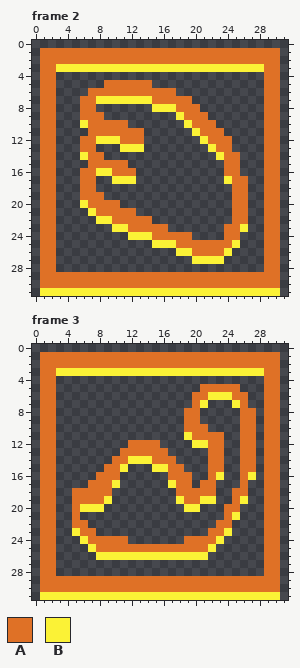
File history of a pixel-art file, asprite/bonus.aseprite. Above is the file before it was changed.
32x32 pixels, 3 frames. Shown: frame 2, frame 3. The commit also changed other frames, which this record leaves out.
Visible layers, top first: "Layer 1", "Layer 2".
Palette (. is transparent): A #df7126  B #fbf236
Pixels before, frame 2, first column x 1:
 1 AAAAAAAAAAAAAAAAAAAAAAAAAAAAAA
 2 AAAAAAAAAAAAAAAAAAAAAAAAAAAAAA
 3 AABBBBBBBBBBBBBBBBBBBBBBBBBBAA
 4 AA..........................AA
 5 AA......AAAAAA..............AA
 6 AA....AAAAAAAAAAA...........AA
 7 AA...AABBBBBBBAAAAA.........AA
 8 AA...AA.......BBBAAA........AA
 9 AA...AAA.........BAAA.......AA
10 AA...BAAAAA.......BAAA......AA
11 AA....AAAAAAA......BAAA.....AA
12 AA...AABBBAAA.......BAAA....AA
13 AA...AA...BBB........BAA....AA
14 AA...BAA..............BAA...AA
15 AA....AAAAA............AA...AA
16 AA...AABBAAA...........AA...AA
17 AA...AA..BBB...........BAA..AA
18 AA...AA.................AA..AA
19 AA...AAA................AA..AA
20 AA...BAAAA..............AA..AA
21 AA....BAAAAA............AA..AA
22 AA.....BBAAAAA..........AA..AA
23 AA.......BBAAAAA.......AAB..AA
24 AA.........BBBAAAAA....AA...AA
25 AA............BBBAAAAAAAB...AA
26 AA...............BBAAAAB....AA
27 AA.................BBBB.....AA
28 AA..........................AA
29 AAAAAAAAAAAAAAAAAAAAAAAAAAAAAA
30 AAAAAAAAAAAAAAAAAAAAAAAAAAAAAA
31 BBBBBBBBBBBBBBBBBBBBBBBBBBBBBB
Pixels before, frame 3, first column x 1:
 1 AAAAAAAAAAAAAAAAAAAAAAAAAAAAAA
 2 AAAAAAAAAAAAAAAAAAAAAAAAAAAAAA
 3 AABBBBBBBBBBBBBBBBBBBBBBBBBBAA
 4 AA..........................AA
 5 AA..................AAAAA...AA
 6 AA.................AABBBAA..AA
 7 AA.................AB...BA..AA
 8 AA................AA.....AA.AA
 9 AA................AA.....AA.AA
10 AA................AAA....AA.AA
11 AA................BAAAA..AA.AA
12 AA.........AAAA....BBAA..AA.AA
13 AA........AAAAAA.....AA..AA.AA
14 AA.......AABBBAAA....AA..AA.AA
15 AA......AAB...BBAA...AA..AA.AA
16 AA.....AAA......AAA..AB..AB.AA
17 AA....AAAB......BAA.AA...A..AA
18 AA..AAAAA........AAAAA..AA..AA
19 AA..AAAAB........BAABB..AB..AA
20 AA..ABBB..........BB...AA...AA
21 AA..A..................AB...AA
22 AA..AA................AA....AA
23 AA..BAA..............AAB....AA
24 AA...BAAAAA.......AAAAB.....AA
25 AA....BAAAAAAAAAAAAAAB......AA
26 AA.....BBBBBBBBBBBBBB.......AA
27 AA..........................AA
28 AA..........................AA
29 AAAAAAAAAAAAAAAAAAAAAAAAAAAAAA
30 AAAAAAAAAAAAAAAAAAAAAAAAAAAAAA
31 BBBBBBBBBBBBBBBBBBBBBBBBBBBBBB
After:
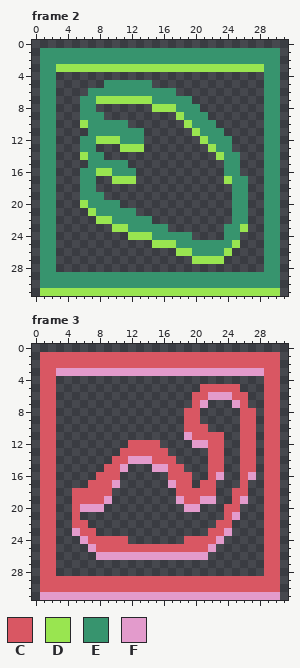
Colours new in this view: C #d95763  D #99e550  E #37946e  F #e39bcc
Change:
Changed rows in their new state; - is an unchanged pixel.
Frame 2, layers "Layer 1", "Layer 2":
first column x 1:
 1 EEEEEEEEEEEEEEEEEEEEEEEEEEEEEE
 2 EEEEEEEEEEEEEEEEEEEEEEEEEEEEEE
 3 EEDDDDDDDDDDDDDDDDDDDDDDDDDDEE
 4 EE--------------------------EE
 5 EE------EEEEEE--------------EE
 6 EE----EEEEEEEEEEE-----------EE
 7 EE---EEDDDDDDDEEEEE---------EE
 8 EE---EE-------DDDEEE--------EE
 9 EE---EEE---------DEEE-------EE
10 EE---DEEEEE-------DEEE------EE
11 EE----EEEEEEE------DEEE-----EE
12 EE---EEDDDEEE-------DEEE----EE
13 EE---EE---DDD--------DEE----EE
14 EE---DEE--------------DEE---EE
15 EE----EEEEE------------EE---EE
16 EE---EEDDEEE-----------EE---EE
17 EE---EE--DDD-----------DEE--EE
18 EE---EE-----------------EE--EE
19 EE---EEE----------------EE--EE
20 EE---DEEEE--------------EE--EE
21 EE----DEEEEE------------EE--EE
22 EE-----DDEEEEE----------EE--EE
23 EE-------DDEEEEE-------EED--EE
24 EE---------DDDEEEEE----EE---EE
25 EE------------DDDEEEEEEED---EE
26 EE---------------DDEEEED----EE
27 EE-----------------DDDD-----EE
28 EE--------------------------EE
29 EEEEEEEEEEEEEEEEEEEEEEEEEEEEEE
30 EEEEEEEEEEEEEEEEEEEEEEEEEEEEEE
31 DDDDDDDDDDDDDDDDDDDDDDDDDDDDDD
Frame 3, layers "Layer 1", "Layer 2":
first column x 1:
 1 CCCCCCCCCCCCCCCCCCCCCCCCCCCCCC
 2 CCCCCCCCCCCCCCCCCCCCCCCCCCCCCC
 3 CCFFFFFFFFFFFFFFFFFFFFFFFFFFCC
 4 CC--------------------------CC
 5 CC------------------CCCCC---CC
 6 CC-----------------CCFFFCC--CC
 7 CC-----------------CF---FC--CC
 8 CC----------------CC-----CC-CC
 9 CC----------------CC-----CC-CC
10 CC----------------CCC----CC-CC
11 CC----------------FCCCC--CC-CC
12 CC---------CCCC----FFCC--CC-CC
13 CC--------CCCCCC-----CC--CC-CC
14 CC-------CCFFFCCC----CC--CC-CC
15 CC------CCF---FFCC---CC--CC-CC
16 CC-----CCC------CCC--CF--CF-CC
17 CC----CCCF------FCC-CC---C--CC
18 CC--CCCCC--------CCCCC--CC--CC
19 CC--CCCCF--------FCCFF--CF--CC
20 CC--CFFF----------FF---CC---CC
21 CC--C------------------CF---CC
22 CC--CC----------------CC----CC
23 CC--FCC--------------CCF----CC
24 CC---FCCCCC-------CCCCF-----CC
25 CC----FCCCCCCCCCCCCCCF------CC
26 CC-----FFFFFFFFFFFFFF-------CC
27 CC--------------------------CC
28 CC--------------------------CC
29 CCCCCCCCCCCCCCCCCCCCCCCCCCCCCC
30 CCCCCCCCCCCCCCCCCCCCCCCCCCCCCC
31 FFFFFFFFFFFFFFFFFFFFFFFFFFFFFF
Boxes around the changes in both pictures, in picture pixels (x1, y1, x2, y2):
changed: (40, 48, 280, 296)
changed: (40, 352, 280, 600)
